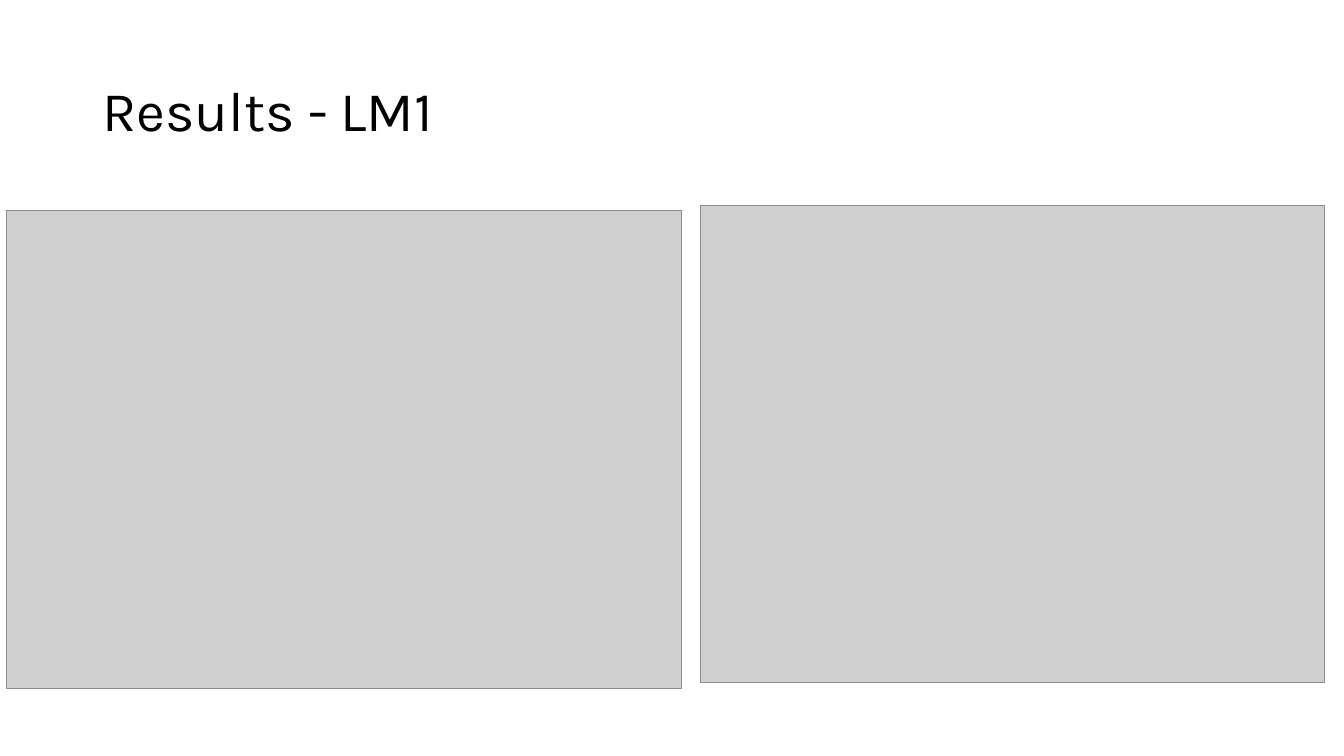
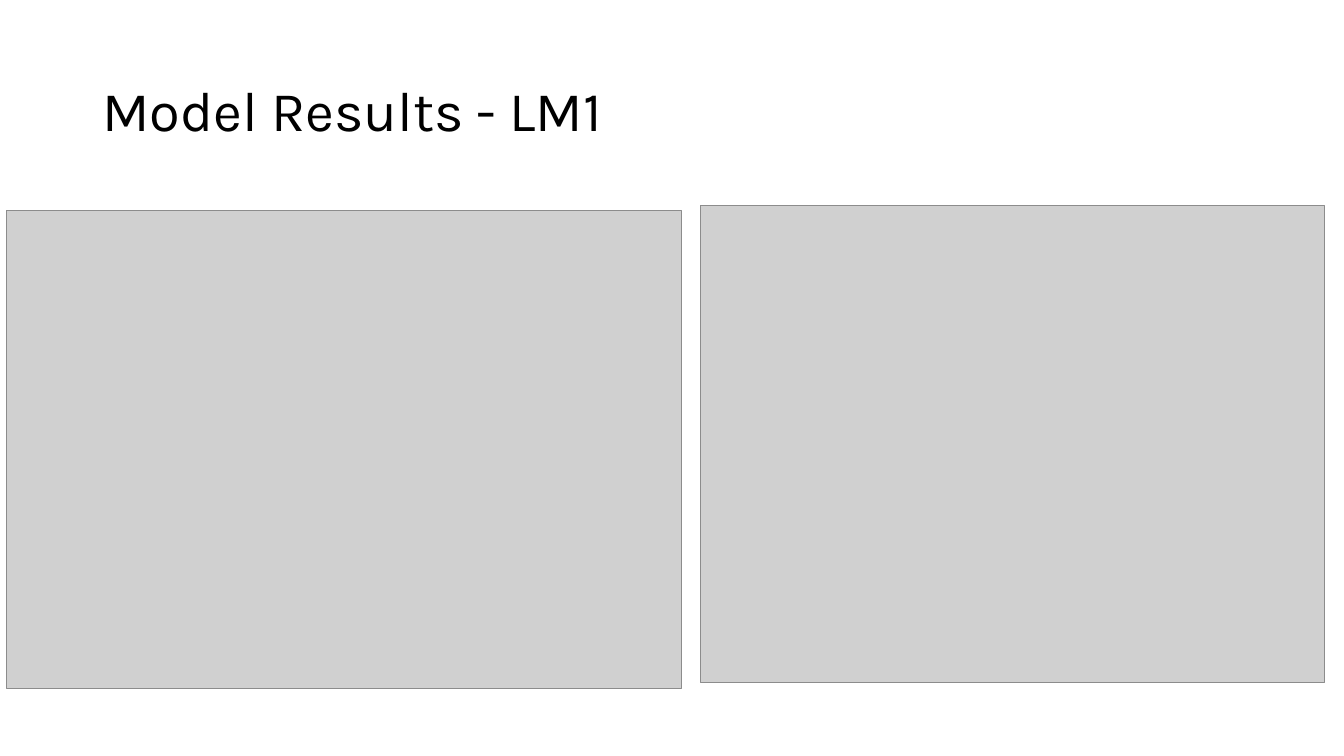
Before and after one commit to ss-roy/nzic-pipeline-analysis, a slide deck: slide 6 of NZIC 20241007.pptx. Drawn at 1344x756 pixels with LibreOffice and Linux fonts; fonts in the diff are those of the drawing; grey boxes stand for pictures. Boxes give left, top, right and bottom in pixels: in the first picture for what was removed or moved away, otherwise in the second. Text is boxed around its words. In the diff, an @@ line names an element or a change of style, - is before the commit and + after.

```diff
--- a/NZIC 20241007.pptx
+++ b/NZIC 20241007.pptx
@@ title at <box>102,92,602,132</box>: text changed @@
-Results - LM1
+Model Results - LM1
```
Also in this commit, not shown: 2 other slides changed, 3 other files.
